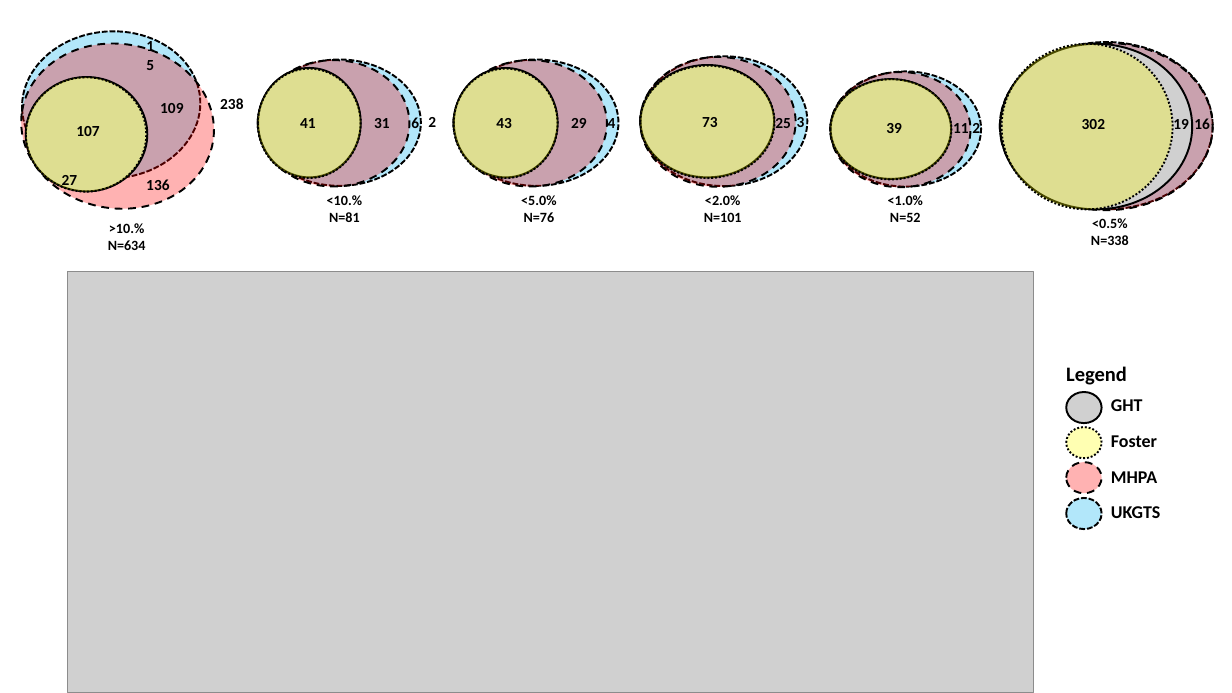
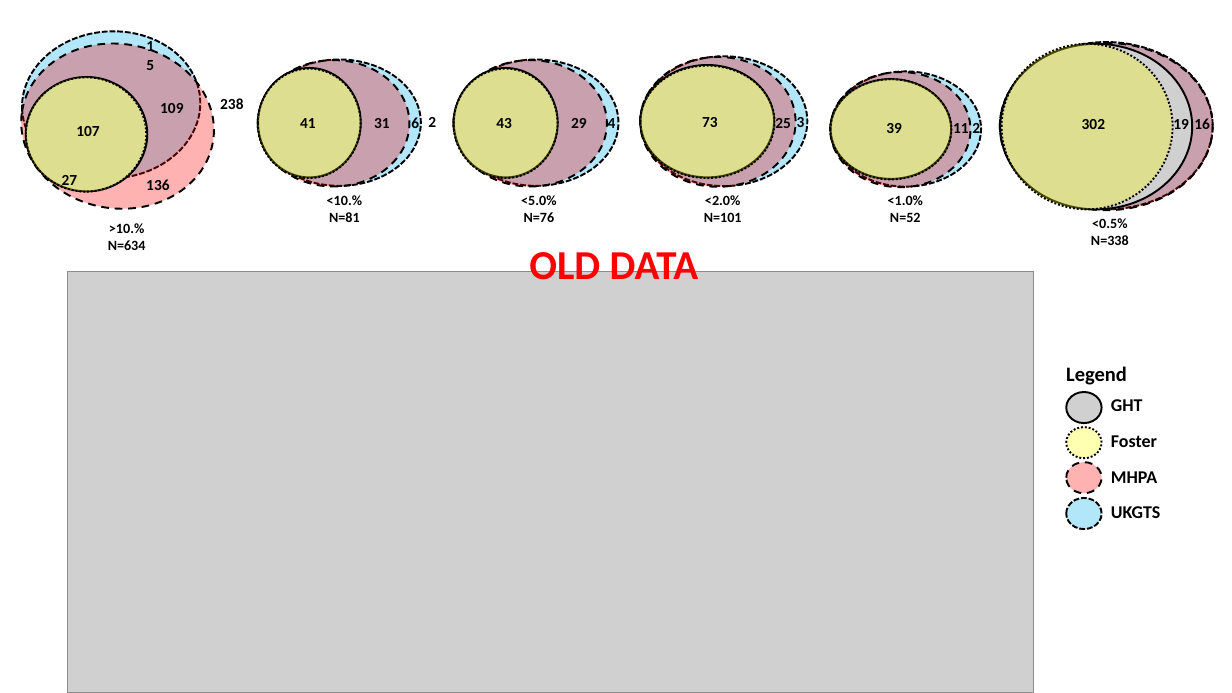
Before and after one commit to 5corp10/VFEval, a slide deck: slide 3 of results_w_CI_w_excl.pptx (slide 1 before the commit). Drawn at 1232x693 pixels with LibreOffice and Linux fonts; fonts in the diff are those of the drawing; grey boxes stand for pictures. Boxes give left, top, right and bottom in pixels: in the first picture for what was removed or moved away, otherwise in the second. Text is boxed around its words. In the diff, an @@ line names an element or a change of style, - is before the commit and + after.

```diff
--- a/results_w_CI_w_excl.pptx
+++ b/results_w_CI_w_excl.pptx
@@ text added at [529, 245, 699, 289], 32 pt, text #FF0000, bold @@
+OLD DATA
```
Also in this commit, not shown: 1 other slide changed, 2 slides added, 6 other files.
